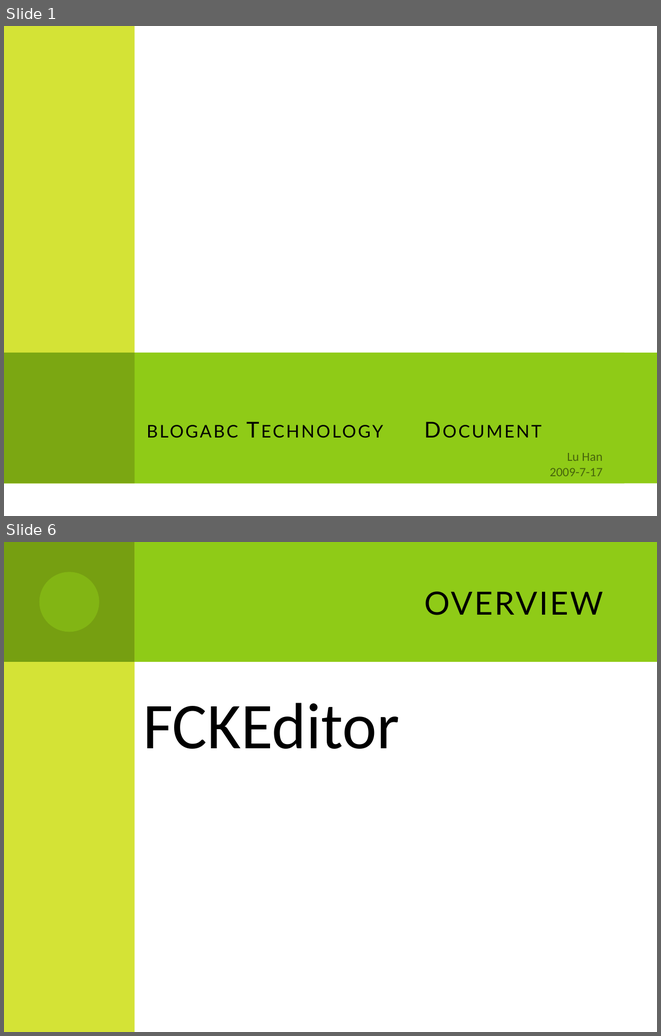
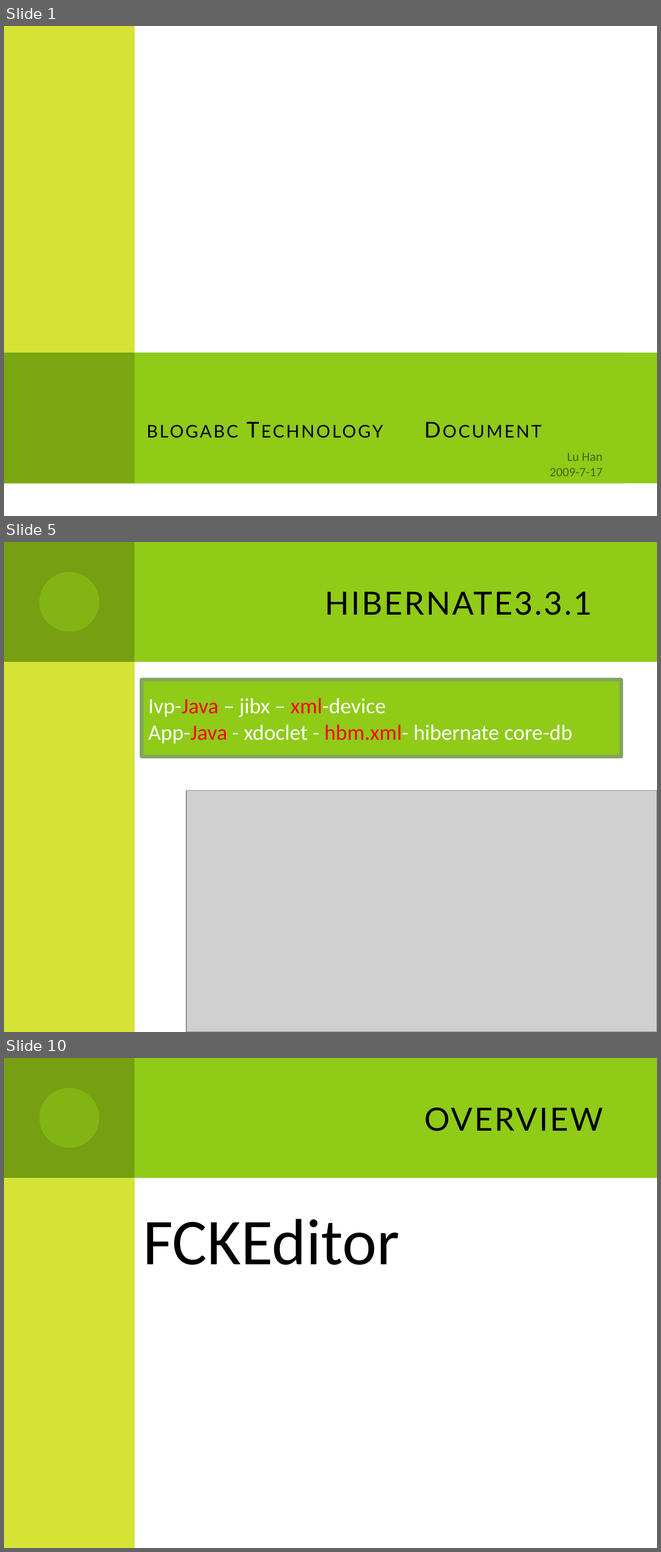
Before and after one commit to ivwsai/blogabc, a slide deck: doc/20090717/rvblog 技术文档.pptx. Shown one above the other, each under a label of ours: slides 1 and 6 before the commit, slides 1, 5 and 10 after it; the slides between them are not shown. The pictures are 661x1036 and 661x1552 pixels, drawn with LibreOffice and Linux fonts; fonts in the diff are those of the drawing; grey boxes stand for pictures. Boxes give left, top, right and bottom in pixels: in the first picture for what was removed or moved away, otherwise in the second. Text is boxed around its words. In the diff, an @@ line names an element or a change of style, - is before the commit and + after.

```diff
--- a/doc/20090717/rvblog 技术文档.pptx
+++ b/doc/20090717/rvblog 技术文档.pptx
@@ slide 5 added at [4, 542, 657, 1032], background #FFFFFF; not listed: 4 template elements that a slide beside it also shows @@
@@ title added at [325, 591, 592, 615], 44 pt, text #000000, small capitals @@
+hibernate3.3.1
@@ rectangle added at [142, 680, 621, 756], fill #8FCB17, outline #84A55E 4 pt, 24 pt, text #FFFFFF @@
+Ivp-Java – jibx – xml-device
+App-Java - xdoclet - hbm.xml- hibernate core-db
@@ picture added at [186, 790, 657, 1032] @@
@@ what was slide 6 is now slide 10 @@
```
Also in this commit, not shown: 4 slides changed, 3 other slides added, 2 slides removed.
